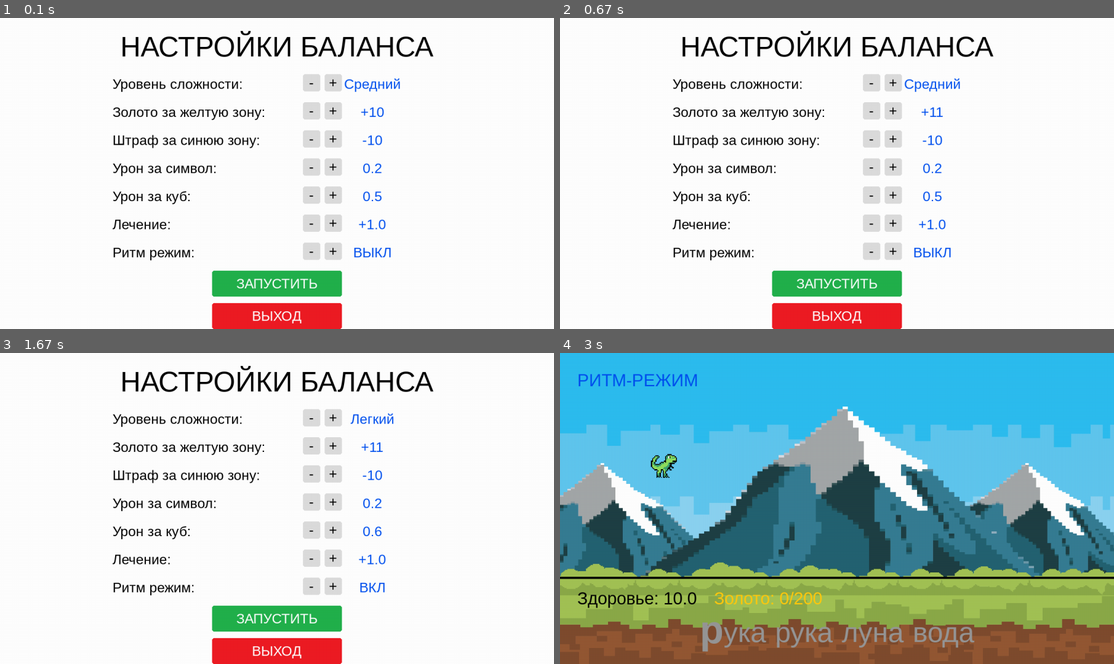
Above: before the commit, frames 1-4 (two rows, left to right).
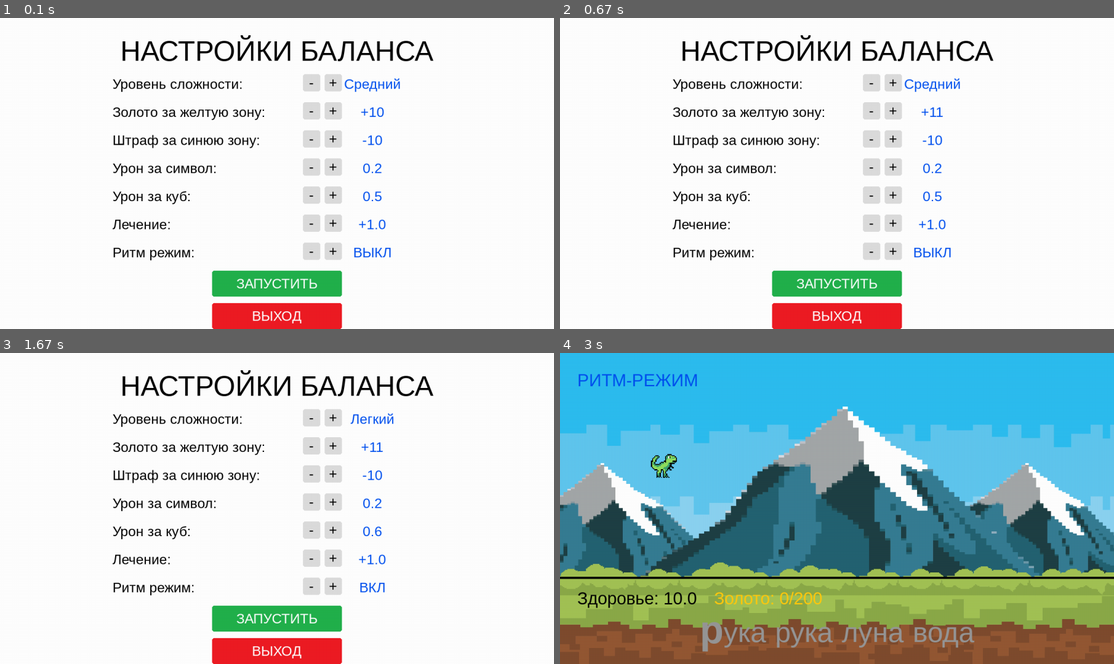
Above: after the commit, the same moments.

Repository: nayyykettt/python_pygame_game_2026
Game: pygame game, started from main.py
Two runs of this game, one before a commit and one after it. Both use one fixed random seed, a clock stepped at 60 frames per second and the inputs below.
Inputs (mouse positions are in pixels of both pictures, inside the frame that each line leads up to):
- Up to frame 1 (0.1 s): no input
- Up to frame 2 (0.67 s): click "+" at 0.38 s
- Up to frame 3 (1.67 s): click (332, 576) at 0.72 s; click "-" at 1.05 s; click (343, 536) at 1.38 s
- Up to frame 4 (3 s): click "ЗАПУСТИТЬ" at 1.72 s; type "ann" at 2 s; tap Enter at 2.33 s; tap Space at 2.5, 2.9 s

The runs differ from the first frame. In frame 1, 1.8% of the frame differs, in the area x 22-79%, y 4-15%; in frame 2, 1.8%; in frame 3, 1.8%; in frame 4, nothing differs.

Commit message:
Чуток исправленных магических чисео

Diff:
--- a/settings.py
+++ b/settings.py
@@ -4,6 +4,16 @@
 infoObject = pygame.display.Info()
 WIDTH, HEIGHT = infoObject.current_w, infoObject.current_h
 FPS = 60
+
+START_Y = 130
+MENU_START_Y = 130
+
+FONT_SIZE = 40
+LARGE_FONT_SIZE = 65
+ACTIVE_FONT_SIZE = 90
+MENU_FONT_SIZE = 32
+BUTTON_BORDER_RADIUS = 5
+MENU_Y = 40
 
 WHITE = (255, 255, 255)
 BLACK = (0, 0, 0)
--- a/view.py
+++ b/view.py
@@ -18,12 +18,12 @@
     def __init__(self, screen):
         self.screen = screen
         try:
-            self.font = pygame.font.SysFont("arial", 40)
-            self.large_font = pygame.font.SysFont("arial", 65)
-            self.active_font = pygame.font.SysFont("arial", 90, bold=True)
-            self.menu_font = pygame.font.SysFont("arial", 32)
+            self.font = pygame.font.SysFont("arial", FONT_SIZE)
+            self.large_font = pygame.font.SysFont("arial", LARGE_FONT_SIZE)
+            self.active_font = pygame.font.SysFont("arial", ACTIVE_FONT_SIZE, bold=True)
+            self.menu_font = pygame.font.SysFont("arial", MENU_FONT_SIZE)
         except:
-            self.font, self.large_font, self.active_font, self.menu_font = [pygame.font.Font(None, s) for s in (40, 65, 90, 32)]
+            self.font, self.large_font, self.active_font, self.menu_font = [pygame.font.Font(None, s) for s in (FONT_SIZE, LARGE_FONT_SIZE, ACTIVE_FONT_SIZE, MENU_FONT_SIZE)]
         self.tex_player = load_image(TEX_PLAYER, (PLAYER_SIZE*PROPORTIONAL_COEFFICIENT, PLAYER_SIZE*PROPORTIONAL_COEFFICIENT))
         self.tex_obstacle = load_image(TEX_OBSTACLE, (OBSTACLE_SIZE*PROPORTIONAL_COEFFICIENT, OBSTACLE_SIZE*PROPORTIONAL_COEFFICIENT))
         self.tex_zone_yellow = load_image(TEX_ZONE_YELLOW, (ZONE_WIDTH, ZONE_HEIGHT))
@@ -32,14 +32,14 @@
 
 
     def draw_button(self, btn):
-        pygame.draw.rect(self.screen, btn.bg_color, btn.rect, border_radius=5)
+        pygame.draw.rect(self.screen, btn.bg_color, btn.rect, border_radius=BUTTON_BORDER_RADIUS)
         txt = self.menu_font.render(btn.text, True, btn.text_color)
         self.screen.blit(txt, (btn.rect.x + (btn.rect.width - txt.get_width()) // 2, btn.rect.y + (btn.rect.height - txt.get_height()) // 2))
 
     def draw_menu(self, buttons, model):
         self.screen.fill(WHITE)
         title = self.large_font.render("НАСТРОЙКИ БАЛАНСА", True, BLACK)
-        self.screen.blit(title, (WIDTH // 2 - title.get_width() // 2, 30))
+        self.screen.blit(title, (WIDTH // 2 - title.get_width() // 2, MENU_Y))
 
         labels = [
             ("Уровень сложности:", DIFFICULTY_NAMES[model.diff_idx]),
@@ -51,7 +51,7 @@
             ("Ритм режим:", "ВКЛ" if model.rhythm_mode else "ВЫКЛ")
         ]
 
-        start_y = 130
+        start_y = MENU_START_Y
         for i, (lbl_txt, val_txt) in enumerate(labels):
             y = start_y + i * 65
             lbl = self.menu_font.render(lbl_txt, True, BLACK)
